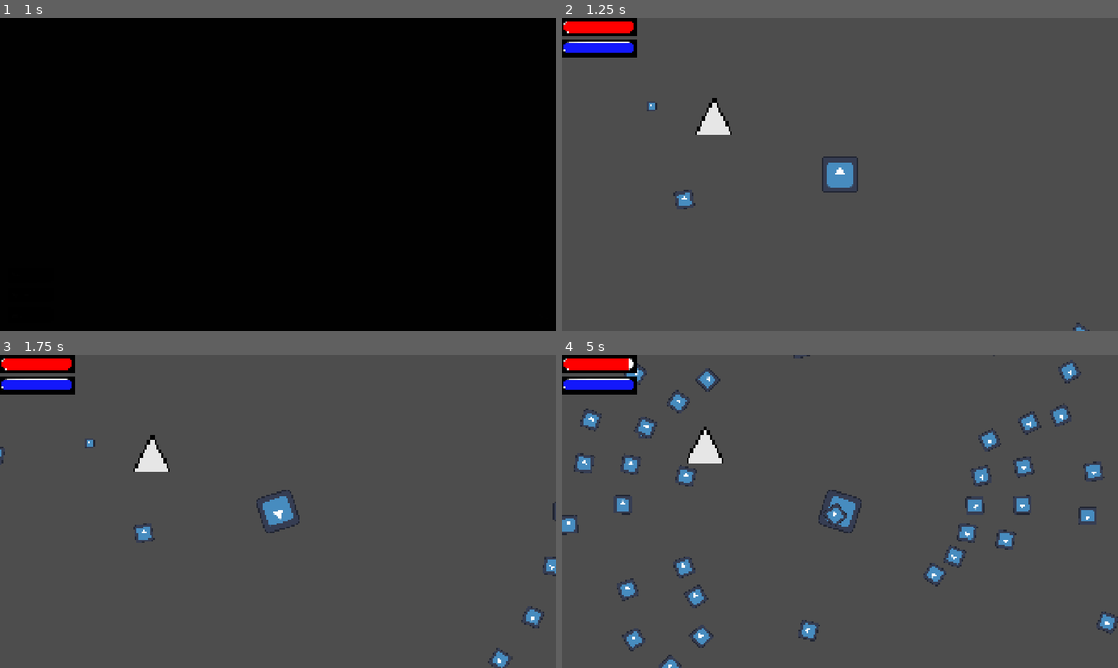
Above: before the commit, frames 1-4 (two rows, left to right).
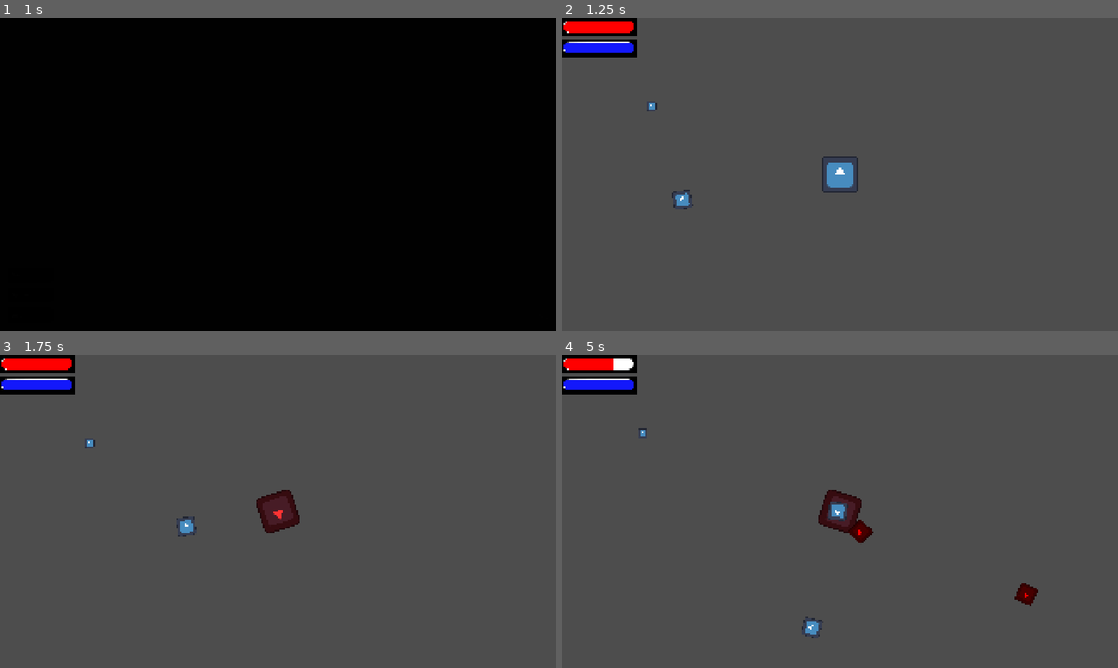
Above: after the commit, the same moments.

Repository: Yolo-Arts/Game-Off-2026
Game: Godot game, scene res://Game/main_game.tscn
Two runs of this game, one before a commit and one after it. Both use one fixed random seed, a clock stepped at 60 frames per second and the inputs below. The engine's default icon, where the game draws it, is replaced by a stand-in: a white triangle on a blue panel in a dark square. Sound files missing from this copy of the repository are replaced by a short silence.
Inputs (mouse positions are in pixels of both pictures, inside the frame that each line leads up to):
- Up to frame 1 (1 s): click "Play" at 0.5 s
- Up to frame 2 (1.25 s): no input
- Up to frame 3 (1.75 s): move the mouse to (400, 495) at 1.27 s; hold D (move_right) from 1.28 s (still down); hold Shift (shift) from 1.28 s (still down); click (400, 495) at 1.42 s
- Up to frame 4 (5 s): move the mouse to (728, 527) at 2.02 s; release D (move_right) at 2.03 s; release Shift (shift) at 2.03 s; hold S (move_down) 2.03-2.78 s; tap Space (Ram) at 2.1 s; tap Shift (shift) at 2.3, 3.6, 4.55 s; move the mouse to (895, 442) at 2.77 s; hold D (move_right) 2.78-3.53 s; hold Shift (shift) 2.78-3.53 s; move the mouse to (812, 574) at 3.52 s; hold W (move_up) 3.53-4.28 s; click (812, 574) at 3.67 s; move the mouse to (1006, 558) at 4.27 s; hold A (move_left) from 4.28 s (still down); hold Space (Ram) from 4.28 s (still down)

Frame 1 is identical in both runs. In frame 2, 0.5% of the frame differs, in the area x 19-95%, y 25-100%; in frame 3, 1.8%; in frame 4, 5.2%, in the area x 0-100%, y 0-100%.

Commit message:
Enemy speed shift

Diff:
--- a/Game/EnemyComponents/enemy.gd
+++ b/Game/EnemyComponents/enemy.gd
@@ -9,6 +9,19 @@
 	health_component.setup(self)
 	movement_component.setup(self)
 	hitbox.setup(self, enemy_stats)
+	if enemy_stats.shift_color == DamageSource.ShiftColor.RED:
+		$Sprite2D.modulate = Color(1, 0, 0)
+
+	EventSystem.player_shifted.connect(update_dimension_speed)
+	var player: Player = get_tree().get_first_node_in_group("player") as Player
+	if player:
+		update_dimension_speed(player.shift_color)
+
+func update_dimension_speed(color: DamageSource.ShiftColor) -> void:
+	if color == enemy_stats.shift_color or color == DamageSource.ShiftColor.NONE:
+		movement_component.current_speed = enemy_stats.speed
+	else:
+		movement_component.current_speed = enemy_stats.opposite_speed
 
 func _process(delta: float) -> void:
 	pass
--- a/Game/EnemyComponents/enemy_movement_component.gd
+++ b/Game/EnemyComponents/enemy_movement_component.gd
@@ -1,12 +1,13 @@
 extends Node
 class_name EnemyMovementComponent
 
-@export var speed: float = 300
 var steer: float = 1.0
+var current_speed: float
 var body:Enemy
 
 func setup(_enemy: Enemy) -> void:
 	body = _enemy
+
 
 func _process(delta: float) -> void:
 	var player : Node2D = get_tree().get_first_node_in_group("player")
@@ -15,5 +16,5 @@
 
 
 	body.rotation = dir.angle()
-	body.velocity = dir * speed
+	body.velocity = dir * current_speed
 	body.move_and_slide()
--- a/Game/Managers/enemy_spawner.gd
+++ b/Game/Managers/enemy_spawner.gd
@@ -65,4 +65,8 @@
 			push_error("Enemy stated as enemy, but is not -> ", enemy_data.enemy_id, " ", enemy_data.enemy_name)
 			return
 		enemy.enemy_stats = enemy_data.base_enemy_stats.duplicate()
+		if enemy_data.enemy_type == EnemyData.EnemyType.COLOR:
+			enemy.enemy_stats.shift_color = [DamageSource.ShiftColor.RED, DamageSource.ShiftColor.BLUE].pick_random()
+
+
 	add_child(enemy)
--- a/Resources/EnemySources/enemy_stats.gd
+++ b/Resources/EnemySources/enemy_stats.gd
@@ -3,5 +3,6 @@
 @export var shift_color: DamageSource.ShiftColor = DamageSource.ShiftColor.NONE
 @export var enemy_damage_type: DamageSource.DamageSourceType = DamageSource.DamageSourceType.ENEMY
 @export var damage: float = 0.0
-@export var speed: float = 0.0
+@export var speed: float = 100.0
+@export var opposite_speed: float = 200.0
 @export var drop: int = 0
--- a/Resources/EnemySources/test_enemy_stats.tres
+++ b/Resources/EnemySources/test_enemy_stats.tres
@@ -4,5 +4,7 @@
 
 [resource]
 script = ExtResource("1_fuhsb")
+shift_color = 0
 damage = 10.0
+opposite_speed = 500.0
 metadata/_custom_type_script = "uid://cee3blfn2lg47"
--- a/Scenes/Enemy/enemy.tscn
+++ b/Scenes/Enemy/enemy.tscn
@@ -21,7 +21,6 @@
 
 [node name="MovementComponent" type="Node" parent="." unique_id=1159865020]
 script = ExtResource("3_efgs1")
-speed = 150.0
 
 [node name="Sprite2D" type="Sprite2D" parent="." unique_id=933571517]
 scale = Vector2(0.5, 0.5)
--- a/Scenes/Player/hitbox_component.gd
+++ b/Scenes/Player/hitbox_component.gd
@@ -18,5 +18,5 @@
 		return
 	var enemy: Enemy = body as Enemy
 
-	if enemy:
+	if enemy and enemy.enemy_stats.shift_color == player.shift_color:
 		enemy.health_component.take_damage(enemy.health_component.current_health)
--- a/Scenes/Player/player.gd
+++ b/Scenes/Player/player.gd
@@ -17,11 +17,14 @@
 func _ready() -> void:
 	EventSystem.BUL_create_bulletin.emit(BulletinConfig.Keys.HUD)
 	EventSystem.player_hit.connect(_on_player_hit)
+
 	item_manager.setup(_default_stats)
 	movement_component.setup(self)
 	hitbox.setup(self, true)
 	health_component.setup(self)
 	energy_component.setup(self)
+
+	EventSystem.player_shifted.emit(shift_color)
 
 
 func _on_player_hit(damage_source: DamageSource) -> void:
@@ -37,7 +40,9 @@
 	match shift_color:
 		DamageSource.ShiftColor.BLUE:
 			shift_color = DamageSource.ShiftColor.RED
+			$Sprite2D.modulate = Color(1, 0.2, 0.2)
 		DamageSource.ShiftColor.RED:
+			$Sprite2D.modulate = Color(1, 1, 1)
 			shift_color = DamageSource.ShiftColor.BLUE
 		_:
 			shift_color = DamageSource.ShiftColor.BLUE
--- a/Stages/main/main.tscn
+++ b/Stages/main/main.tscn
@@ -2,8 +2,6 @@
 
 [ext_resource type="Script" uid="uid://cbcwu5b7ayjr7" path="res://Stages/main/main.gd" id="1_bo1nx"]
 [ext_resource type="PackedScene" uid="uid://ceb1pfyorany7" path="res://Scenes/Player/player.tscn" id="1_jjgbg"]
-[ext_resource type="Script" uid="uid://b6g202tvlwed1" path="res://Game/EnemyComponents/enemy_hitbox_component.gd" id="3_7bma3"]
-[ext_resource type="Texture2D" uid="uid://bwas2n2oefqp5" path="res://Assets/ProgrammerArt/spike.png" id="4_vhgat"]
 [ext_resource type="PackedScene" uid="uid://do4uq2uieplq2" path="res://Scenes/Enemy/enemy.tscn" id="5_vhgat"]
 [ext_resource type="PackedScene" uid="uid://4j2flum1a4by" path="res://Game/Collectables/collectable.tscn" id="6_n62w3"]
 [ext_resource type="Script" uid="uid://dir7xxpyr1obv" path="res://Game/Managers/enemy_spawner.gd" id="7_t30ik"]
@@ -17,7 +15,7 @@
 stage_name = "testtest"
 enemies = Array[ExtResource("8_oajci")]([ExtResource("9_oajci")])
 stage_boss = null
-spawn_interval = 0.1
+spawn_interval = 1.0
 metadata/_custom_type_script = "uid://d25cy6pylx3w5"
 
 [node name="Main" type="Node2D" unique_id=1485435742]
@@ -25,20 +23,6 @@
 
 [node name="Player" parent="." unique_id=1420948100 instance=ExtResource("1_jjgbg")]
 position = Vector2(957, 482)
-
-[node name="EnemyHitbox" type="Area2D" parent="." unique_id=1773718433]
-script = ExtResource("3_7bma3")
-enabled = true
-metadata/_custom_type_script = "uid://b6g202tvlwed1"
-
-[node name="Sprite2D" type="Sprite2D" parent="EnemyHitbox" unique_id=500770926]
-texture_filter = 1
-position = Vector2(521, 283)
-scale = Vector2(8.125, 7.9375)
-texture = ExtResource("4_vhgat")
-
-[node name="CollisionPolygon2D" type="CollisionPolygon2D" parent="EnemyHitbox" unique_id=1945291821]
-polygon = PackedVector2Array(452, 345, 520, 218, 585, 346)
 
 [node name="Enemy" parent="." unique_id=437048349 instance=ExtResource("5_vhgat")]
 position = Vector2(400, 572)
